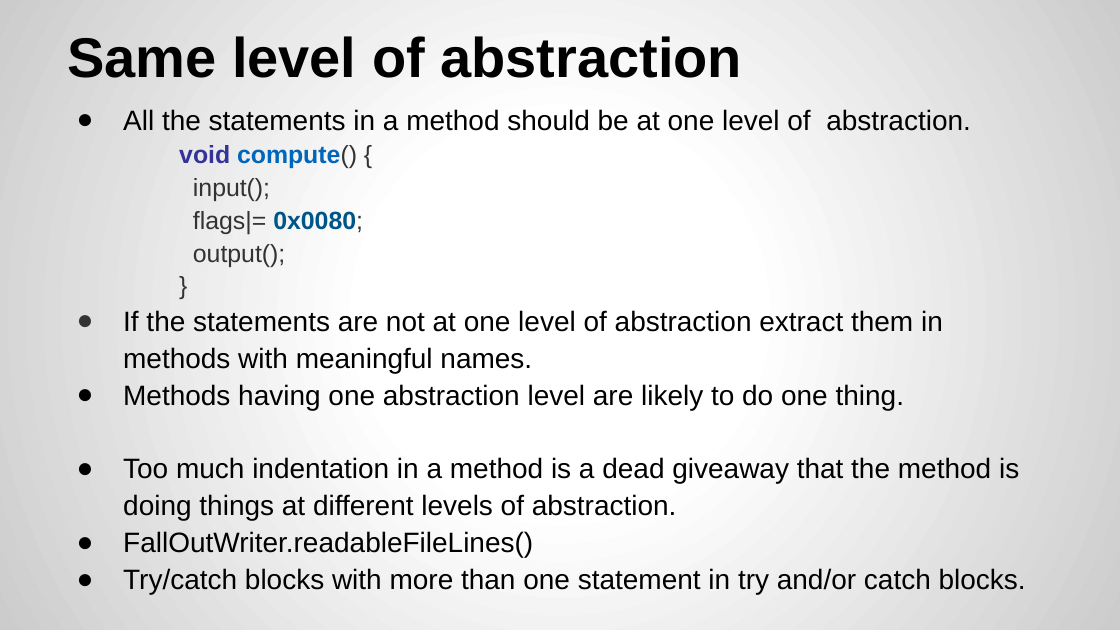
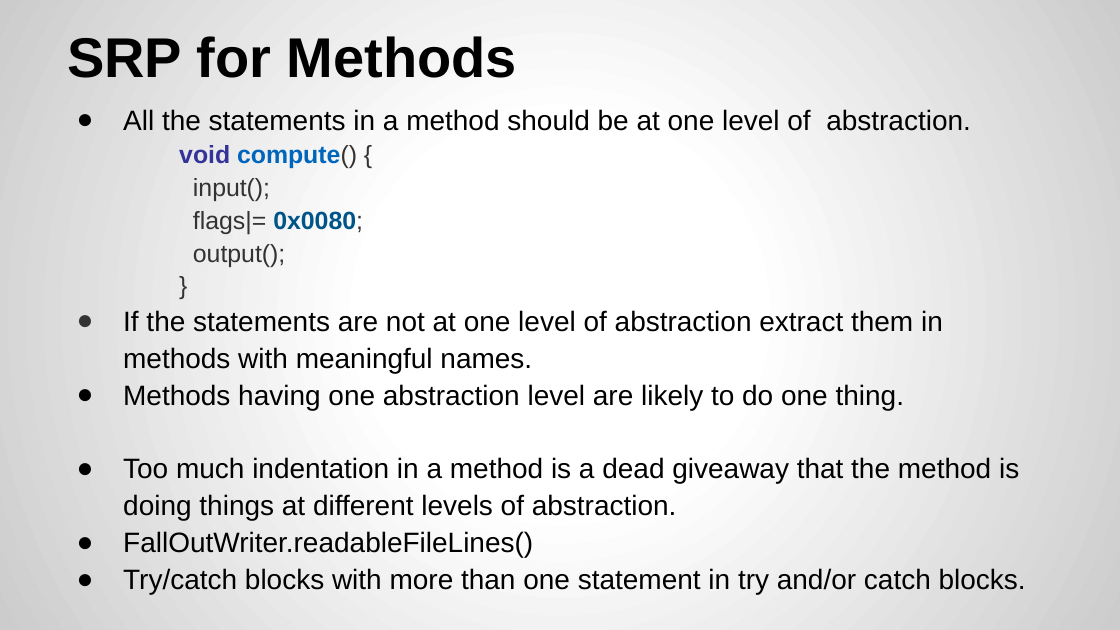
Before and after one commit to yogeshrnaik/presentations, a slide deck: slide 5 of Software Design Principles.pptx. Drawn at 1120x630 pixels with LibreOffice and Linux fonts; fonts in the diff are those of the drawing. Boxes give left, top, right and bottom in pixels: in the first picture for what was removed or moved away, otherwise in the second. Text is boxed around its words. In the diff, an @@ line names an element or a change of style, - is before the commit and + after.

```diff
--- a/Software Design Principles.pptx
+++ b/Software Design Principles.pptx
@@ title at [67,36,517,78]: text changed @@
-Same level of abstraction
+SRP for Methods
```
Also in this commit, not shown: 2 other slides changed.
